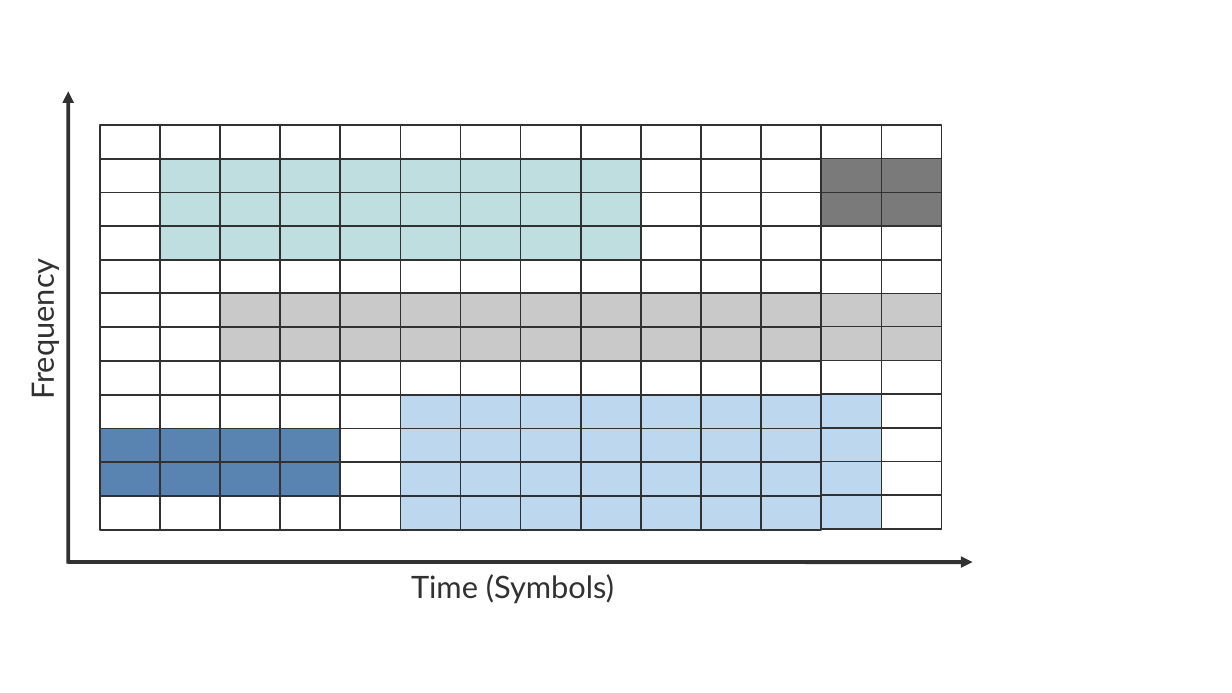
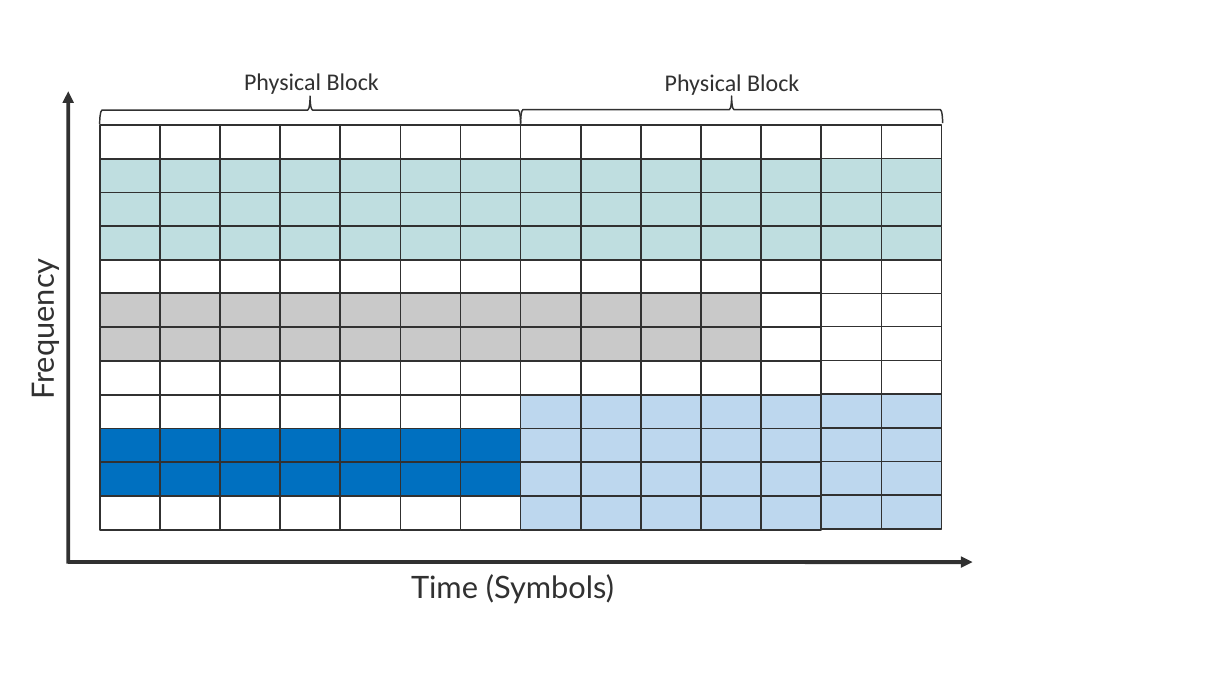
Before and after one commit to SystemsApproach/7E, a slide deck: slide 15 of shared/figures/shared.odp. Drawn at 1232x693 pixels with LibreOffice and Linux fonts; fonts in the diff are those of the drawing. Boxes give left, top, right and bottom in pixels: in the first picture for what was removed or moved away, otherwise in the second. Text is boxed around its words. In the diff, an @@ line names an element or a change of style, - is before the commit and + after.

```diff
--- a/shared/figures/shared.odp
+++ b/shared/figures/shared.odp
@@ text added at [244, 73, 379, 97], 14 pt, text #313131 @@
+Physical Block
@@ text added at [665, 74, 799, 97], 14 pt, text #313131 @@
+Physical Block
@@ freeform shape added at [99, 95, 521, 124], outline #313131 0.85 pt @@
@@ freeform shape added at [521, 97, 943, 124], outline #313131 0.85 pt @@
@@ fill #FFFFFF to #BFDEE0 in 11 elements at [100, 159, 160, 192], [100, 192, 160, 225], [100, 227, 160, 260], [641, 159, 701, 192], [641, 192, 701, 225], [641, 227, 701, 260], [701, 159, 761, 192], [701, 192, 761, 225], [701, 227, 761, 260], [761, 159, 822, 192], [761, 192, 822, 225] @@
@@ fill #7A7A7A to #BFDEE0 in 4 elements at [822, 159, 882, 192], [822, 192, 882, 225], [881, 159, 941, 192], [881, 192, 941, 225] @@
@@ 3 freeform shapes: place and size @@
-3 freeform shapes at [761, 293, 941, 326]
+3 freeform shapes at [761, 227, 941, 260]
@@ fill #C9C9C9 to #BFDEE0 in 3 elements at [761, 227, 822, 260], [822, 227, 882, 260], [881, 227, 941, 260] @@
@@ 3 freeform shapes: place and size @@
-3 freeform shapes at [761, 227, 941, 260]
+3 freeform shapes at [761, 293, 941, 326]
@@ fill #FFFFFF to #C9C9C9 in 4 elements at [100, 293, 160, 326], [100, 328, 160, 361], [160, 293, 221, 326], [160, 328, 221, 361] @@
@@ freeform shape at [761, 328, 822, 361]: fill #C9C9C9 to #FFFFFF @@
@@ freeform shape at [822, 326, 882, 360]: fill #C9C9C9 to #FFFFFF @@
@@ freeform shape: place and size @@
-freeform shape at [881, 394, 941, 428]
+freeform shape at [881, 326, 941, 360]
@@ freeform shape: place and size @@
-freeform shape at [340, 429, 400, 462]
+freeform shape at [400, 395, 461, 429]
@@ freeform shape at [461, 394, 521, 428]: fill #BDD7EE to #FFFFFF @@
@@ freeform shape: place and size @@
-freeform shape at [881, 326, 941, 360]
+freeform shape at [881, 394, 941, 428]
@@ freeform shape at [881, 394, 941, 428]: fill #C9C9C9 to #BDD7EE @@
@@ freeform shape: place and size @@
-freeform shape at [400, 395, 461, 429]
+freeform shape at [340, 429, 400, 462]
@@ fill #5983B0 to #0070C0 in 8 elements at [100, 429, 160, 462], [100, 462, 160, 495], [160, 429, 221, 462], [160, 462, 221, 495], [221, 429, 281, 462], [221, 462, 281, 495], [280, 429, 340, 462], [280, 462, 340, 495] @@
@@ fill #BDD7EE to #0070C0 in 6 elements at [400, 429, 461, 462], [400, 462, 461, 495], [461, 429, 521, 462], [461, 462, 521, 495], [340, 429, 400, 462], [340, 462, 400, 495] @@
@@ freeform shape: place and size @@
-freeform shape at [400, 496, 461, 530]
+freeform shape at [340, 462, 400, 495]
@@ freeform shape: place and size @@
-freeform shape at [340, 462, 400, 495]
+freeform shape at [400, 496, 461, 530]
@@ freeform shape at [461, 496, 521, 530]: fill #BDD7EE to #FFFFFF @@
@@ fill #FFFFFF to #BDD7EE in 3 elements at [881, 428, 941, 461], [881, 462, 941, 495], [881, 495, 941, 529] @@
```
Also in this commit, not shown: 9 other slides changed, 5 other files.
